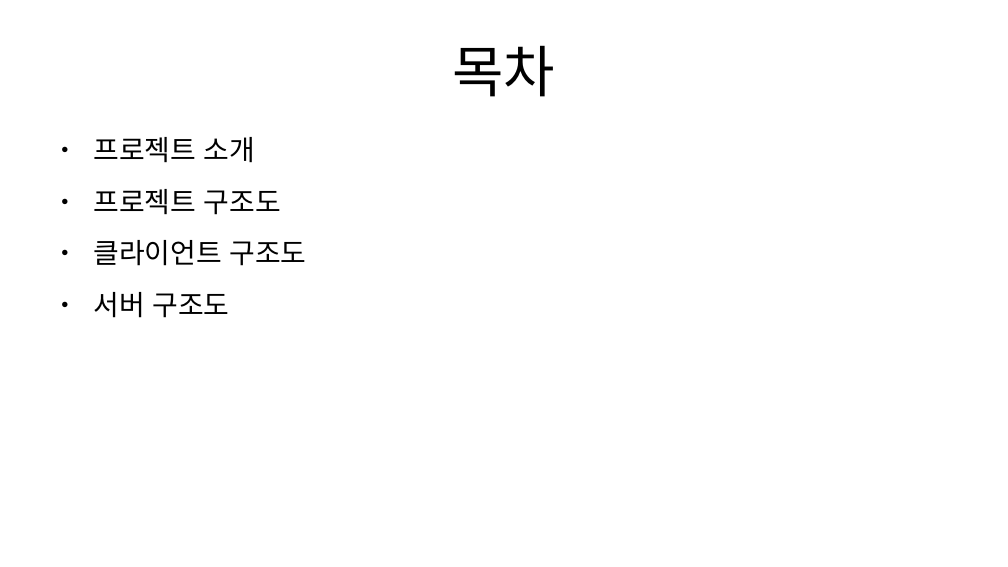
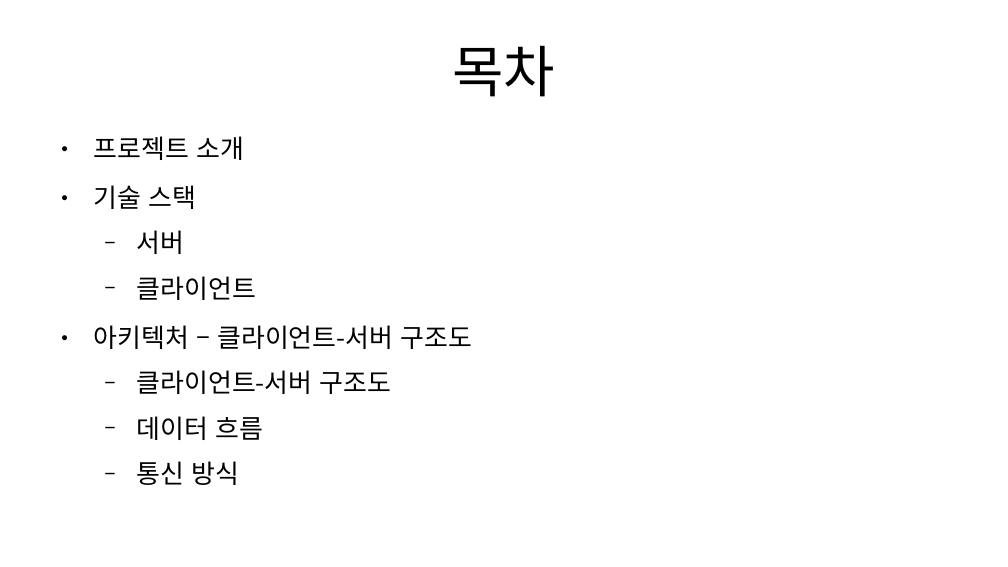
Before and after one commit to jeojw/FullStackProject, a slide deck: slide 2 of 풀스택 발표 자료.odp. Drawn at 1008x567 pixels with LibreOffice and Linux fonts; fonts in the diff are those of the drawing. Boxes give left, top, right and bottom in pixels: in the first picture for what was removed or moved away, otherwise in the second. Text is boxed around its words. In the diff, an @@ line names an element or a change of style, - is before the commit and + after.

Commit message:
문서 업데이트, 식단 알고리즘 수정

```diff
--- a/풀스택 발표 자료.odp
+++ b/풀스택 발표 자료.odp
@@ text at (x1=94, y1=136, x2=244, y2=160): size 22 to 20.4 pt in "프로젝트 소개" @@
@@ text at (x1=94, y1=185, x2=472, y2=440): text changed; size 22 to 20.4 pt @@
-● 프로젝트 구조도
-● 클라이언트 구조도
-● 서버 구조도
+● 기술 스택
+  − 서버
+  − 클라이언트
+● 아키텍처 – 클라이언트-서버 구조도
+  − 클라이언트-서버 구조도
+  − 데이터 흐름
+  − 통신 방식
```
Also in this commit, not shown: 2 other slides changed, 3 slides added, 5 other files.
